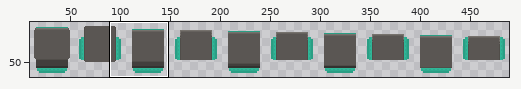
Sprite sheet -- Assets/Sprites/Enviroment/Bridges.png. Above, an overview of the earlier version with the close-up marked.
Close-up. As it was:
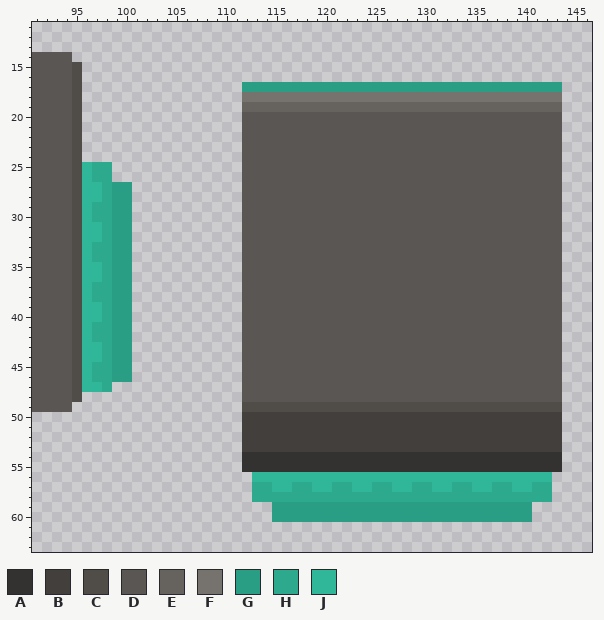
The file is 496x96 pixels. Colours within 5 levels of each other are drawn and written as one. Shown: x 91..146, y 11..63. The wide view leaves out empty margins. The commit also changed other parts of the picture, which this record leaves out.
Palette (. is transparent): A #343230  B #423f3d  C #504d49  D #5a5653  E #66625e  F #76726d  G #2a9e84  H #2daa8e  J #30b698
After:
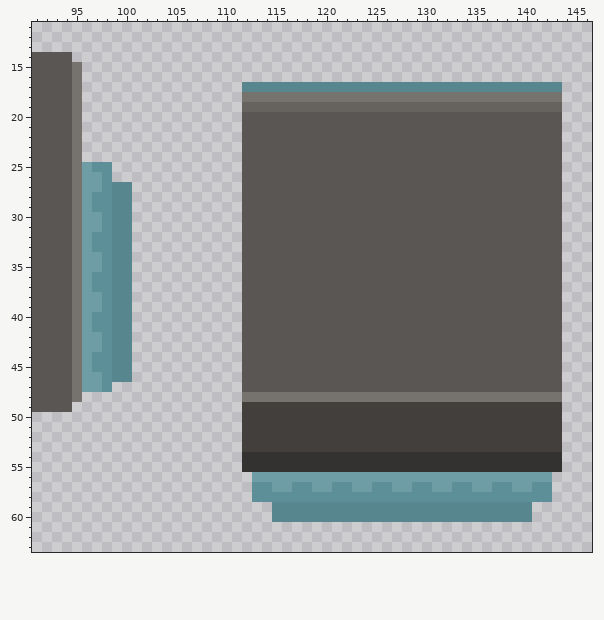
The edit:
{"colour":"G","old":"#2a9e84","new":"#57868e"}
{"colour":"H","old":"#2daa8e","new":"#5d8f98"}
{"colour":"J","old":"#30b698","new":"#6e9da6"}
{"y":15,"x":95,"old":"C","new":"F"}
{"y":16,"x":95,"old":"C","new":"F"}
{"y":17,"x":95,"old":"C","new":"F"}
{"y":18,"x":95,"old":"C","new":"F"}
{"y":19,"x":95,"old":"C","new":"F"}
{"y":20,"x":95,"old":"C","new":"F"}
{"y":21,"x":95,"old":"C","new":"F"}
{"y":22,"x":95,"old":"C","new":"F"}
{"y":23,"x":95,"old":"C","new":"F"}
{"y":24,"x":95,"old":"C","new":"F"}
{"y":25,"x":95,"old":"C","new":"F"}
{"y":26,"x":95,"old":"C","new":"F"}
{"y":26,"x":97,"old":"H","new":"J"}
{"y":27,"x":95,"old":"C","new":"F"}
{"y":28,"x":95,"old":"C","new":"F"}
{"y":28,"x":97,"old":"J","new":"H"}
{"y":29,"x":95,"old":"C","new":"F"}
{"y":30,"x":95,"old":"C","new":"F"}
{"y":30,"x":97,"old":"H","new":"J"}
{"y":31,"x":95,"old":"C","new":"F"}
{"y":32,"x":95,"old":"C","new":"F"}
{"y":32,"x":97,"old":"J","new":"H"}
{"y":33,"x":95,"old":"C","new":"F"}
{"y":34,"x":95,"old":"C","new":"F"}
{"y":34,"x":97,"old":"H","new":"J"}
{"y":35,"x":95,"old":"C","new":"F"}
{"y":36,"x":95,"old":"C","new":"F"}
{"y":36,"x":97,"old":"J","new":"H"}
{"y":37,"x":95,"old":"C","new":"F"}
{"y":38,"x":95,"old":"C","new":"F"}
{"y":38,"x":97,"old":"H","new":"J"}
{"y":39,"x":95,"old":"C","new":"F"}
{"y":40,"x":95,"old":"C","new":"F"}
{"y":40,"x":97,"old":"J","new":"H"}
{"y":41,"x":95,"old":"C","new":"F"}
{"y":42,"x":95,"old":"C","new":"F"}
{"y":42,"x":97,"old":"H","new":"J"}
{"y":43,"x":95,"old":"C","new":"F"}
{"y":44,"x":95,"old":"C","new":"F"}
{"y":44,"x":97,"old":"J","new":"H"}
{"y":45,"x":95,"old":"C","new":"F"}
{"y":46,"x":95,"old":"C","new":"F"}
{"y":46,"x":97,"old":"H","new":"J"}
{"y":47,"x":95,"old":"C","new":"F"}
{"y":48,"x":95,"old":"C","new":"F"}
{"y":48,"x":112,"old":"DDDDDDDDDDDDDDDDDDDDDDDDDDDDDDDD","new":"FFFFFFFFFFFFFFFFFFFFFFFFFFFFFFFF"}
{"y":49,"x":112,"old":"CCCCCCCCCCCCCCCCCCCCCCCCCCCCCCCC","new":"BBBBBBBBBBBBBBBBBBBBBBBBBBBBBBBB"}
{"label":"changed","picture_box":[72,62,132,402]}
{"label":"changed","picture_box":[242,82,562,92]}
{"label":"changed","picture_box":[242,392,562,412]}
{"label":"changed","picture_box":[252,472,552,522]}
